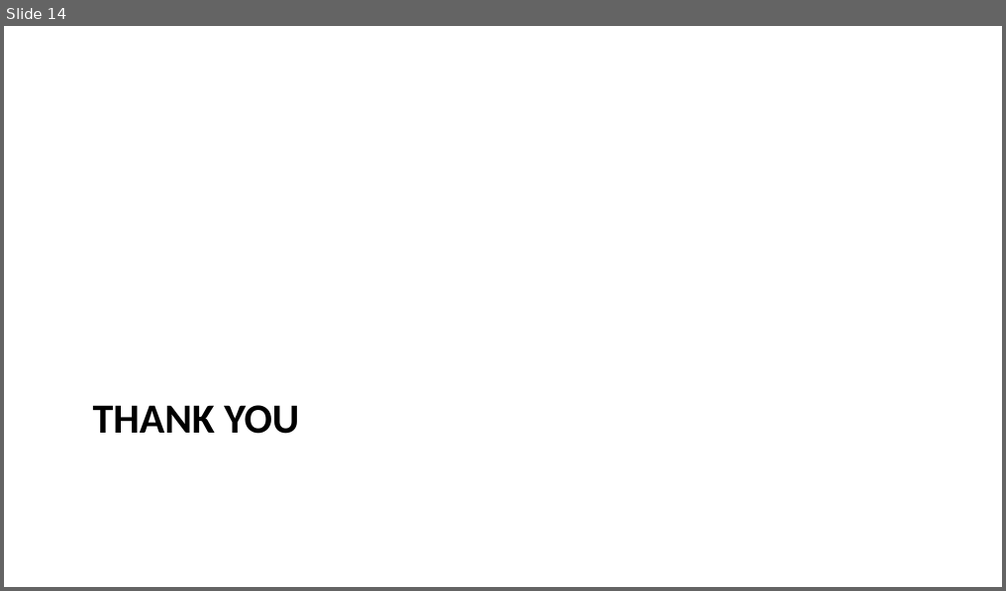
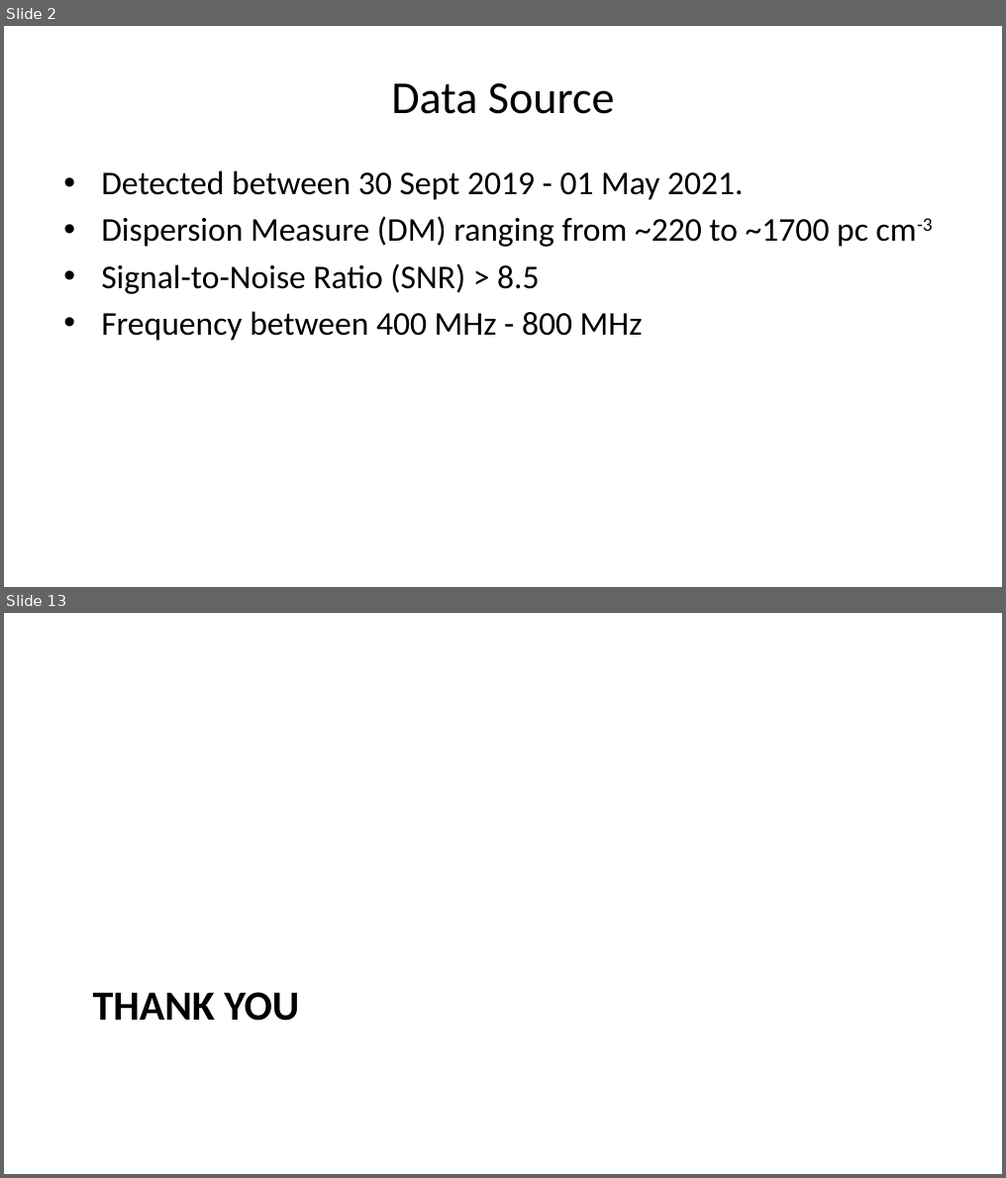
Before and after one commit to Thaza-Kun/sarjana, a slide deck: docs/slides/andersen_2023/slides.pptx. Shown one above the other, each under a label of ours: slide 14 before the commit, slides 2 and 13 after it; the slides between them are not shown. The pictures are 1006x591 and 1006x1178 pixels, drawn with LibreOffice and Linux fonts; fonts in the diff are those of the drawing. Boxes give left, top, right and bottom in pixels: in the first picture for what was removed or moved away, otherwise in the second. Text is boxed around its words. In the diff, an @@ line names an element or a change of style, - is before the commit and + after.

```diff
--- a/docs/slides/andersen_2023/slides.pptx
+++ b/docs/slides/andersen_2023/slides.pptx
@@ slide 2 added at bbox=[4, 26, 1002, 587], background #FFFFFF @@
@@ title added at bbox=[391, 83, 615, 114], 33 pt, text #000000 @@
+Data Source
@@ text added at bbox=[101, 171, 933, 341], 24 pt, text #000000 @@
+• Detected between 30 Sept 2019 - 01 May 2021.
+• Dispersion Measure (DM) ranging from ~220 to ~1700 pc cm-3
+• Signal-to-Noise Ratio (SNR) > 8.5
+• Frequency between 400 MHz - 800 MHz
@@ what was slide 14 is now slide 13 @@
```
Also in this commit, not shown: 3 slides changed, 11 other slides added, 12 slides removed, 20 other files.
